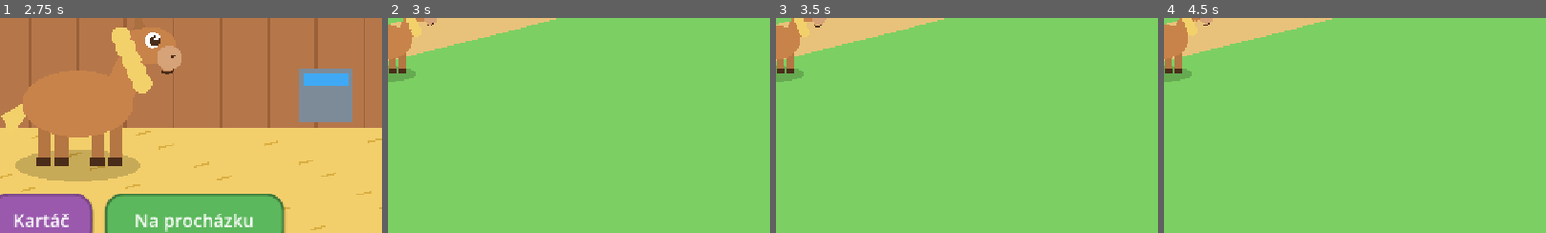
Above: before the commit, frames 1-4 (left to right).
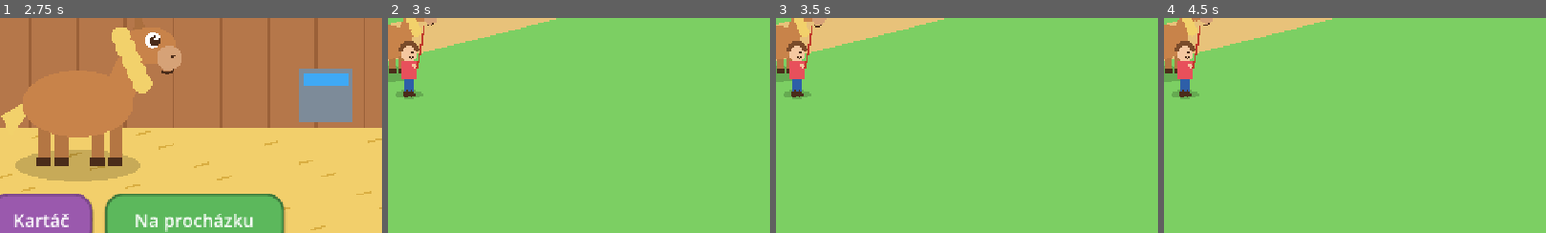
Above: after the commit, the same moments.

Repository: mugsatcz/Konici-hra
Game: Godot game, scene res://scenes/main_menu.tscn
Two runs of this game, one before a commit and one after it. Both use one fixed random seed, a clock stepped at 60 frames per second and the inputs below.
Inputs:
- Up to frame 1 (2.75 s): click "Hrát" at 0.5 s; click "Voda" at 1.25 s; click "Kartáč" at 2 s
- Up to frame 2 (3 s): click "Na procházku" at 2.75 s
- Up to frame 3 (3.5 s): no input
- Up to frame 4 (4.5 s): click "Nasednout" at 3.5 s; click "Sesednout" at 4.25 s
The pictures show only the part of the screen within x 40-90%, y 44-94%; the shares and areas given below are measured in that part.

Frame 1 is identical in both runs. In frame 2, 1.2% of the frame differs, in the area x 2-10%, y 3-38%; in frame 3, 1.2%; in frame 4, 1.2%.

Commit message:
Show the child walking beside the pony when leading it
Co-Authored-By: Claude Opus 5.5 (1M context) <noreply@anthropic.com>
Claude-Session: https://claude.ai/code/session_01EASo6Fox1adtXYfZK9wDdJ

Diff:
--- /dev/null
+++ b/scripts/kid_art.gd
@@ -0,0 +1,51 @@
+extends Node2D
+## Zástupná kreslená postavička dítěte, které vede koníka.
+
+var walking := false
+var facing := 1.0:
+	set(value):
+		facing = signf(value) if value != 0.0 else facing
+## Kam vede vodítko (v souřadnicích rodiče, např. hlava koníka).
+var rope_target := Vector2.ZERO
+
+var _t := 0.0
+
+
+func _process(delta: float) -> void:
+	if walking:
+		_t += delta
+	queue_redraw()
+
+
+func _draw() -> void:
+	var skin := Color("f5c7a0")
+	var outline := Color("4a2c1a")
+	var swing := sin(_t * 10.0) * 9.0 if walking else 0.0
+	var bob := absf(sin(_t * 10.0)) * -3.0 if walking else 0.0
+	# Stín
+	draw_set_transform(Vector2(0, 40), 0, Vector2(1, 0.3))
+	draw_circle(Vector2.ZERO, 26, Color(0, 0, 0, 0.18))
+	draw_set_transform(Vector2.ZERO)
+	# Nohy
+	draw_line(Vector2(-5, 8 + bob), Vector2(-5 + swing, 38), Color("2e5fa8"), 9)
+	draw_line(Vector2(5, 8 + bob), Vector2(5 - swing, 38), Color("2e5fa8"), 9)
+	draw_circle(Vector2(-5 + swing, 39), 6, outline)
+	draw_circle(Vector2(5 - swing, 39), 6, outline)
+	# Tělo
+	draw_rect(Rect2(-14, -22 + bob, 28, 34), Color("e8505b"))
+	# Ruka s vodítkem
+	var hand := Vector2(14 * facing, -8 + bob)
+	draw_line(Vector2(8 * facing, -16 + bob), hand, skin, 7)
+	if rope_target != Vector2.ZERO:
+		var local_target := to_local(get_parent().to_global(rope_target))
+		var mid := (hand + local_target) / 2.0 + Vector2(0, 18)
+		var curve := PackedVector2Array()
+		for i in 11:
+			var t := i / 10.0
+			curve.append(hand.lerp(mid, t).lerp(mid.lerp(local_target, t), t))
+		draw_polyline(curve, Color("c0392b"), 3)
+	# Hlava a vlasy
+	draw_circle(Vector2(0, -36 + bob), 15, skin)
+	draw_arc(Vector2(0, -40 + bob), 15, PI, TAU, 10, Color("7a4b2a"), 9)
+	draw_circle(Vector2(6 * facing, -37 + bob), 2.5, outline)
+	draw_arc(Vector2(5 * facing, -31 + bob), 4, 0.3, 2.8, 6, outline, 2)
--- a/scripts/walk.gd
+++ b/scripts/walk.gd
@@ -3,6 +3,7 @@
 ## Dítě koníka vede (pomaleji, přes potůček jen po mostku) nebo na něm jede.
 
 const PonyArt := preload("res://scripts/pony/pony_art.gd")
+const KidArt := preload("res://scripts/kid_art.gd")
 const WORLD := Rect2(0, 0, 3000, 2000)
 const STREAM_X := 1600.0
 const STREAM_HALF_WIDTH := 70.0
@@ -12,6 +13,7 @@
 const ITEM_NAMES := {"apple": "jablko", "flower": "kytičku", "horseshoe": "podkovu"}
 
 var pony: Node2D
+var kid: Node2D
 var riding := false
 var target := Vector2.ZERO
 var moving := false
@@ -45,6 +47,11 @@
 	add_child(pony)
 	target = pony.position
 
+	kid = KidArt.new()
+	kid.scale = Vector2(0.9, 0.9)
+	add_child(kid)
+	kid.position = _kid_spot()
+
 	_camera = Camera2D.new()
 	_camera.limit_left = int(WORLD.position.x)
 	_camera.limit_top = int(WORLD.position.y)
@@ -89,6 +96,7 @@
 func _toggle_ride() -> void:
 	riding = not riding
 	pony.rider = riding
+	kid.visible = not riding
 	_ride_button.text = "Sesednout" if riding else "Nasednout"
 	_say("Hop, jedeme! Teď přebrodíš i potůček." if riding else "Vedeš koníka. Přes potůček jen po mostku.")
 
@@ -125,8 +133,25 @@
 				if absf(to_target.x) > 2.0:
 					pony.facing = signf(to_target.x)
 				pony.position = next
+	_update_kid(delta)
 	_pick_items()
 	queue_redraw()
+
+
+## Dítě jde vedle koníka, kousek před ním, s vodítkem u hlavy.
+func _kid_spot() -> Vector2:
+	return pony.position + Vector2(pony.facing * 45.0, 48.0)
+
+
+func _update_kid(delta: float) -> void:
+	if riding:
+		return
+	var spot := _kid_spot()
+	var before := kid.position
+	kid.position = kid.position.lerp(spot, minf(1.0, delta * 8.0))
+	kid.walking = moving or before.distance_to(kid.position) > 0.5
+	kid.facing = pony.facing
+	kid.rope_target = pony.position + Vector2(pony.facing * 70.0, -30.0)
 
 
 func _pick_items() -> void:
Not shown, added: scripts/kid_art.gd.uid
